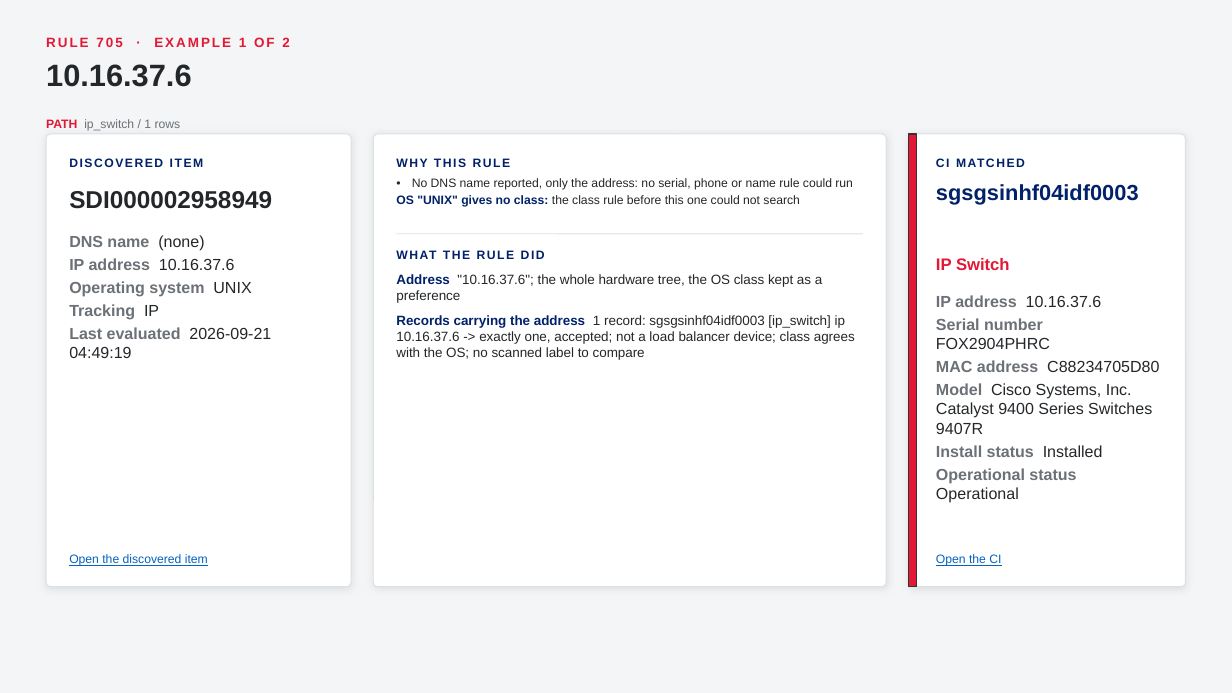
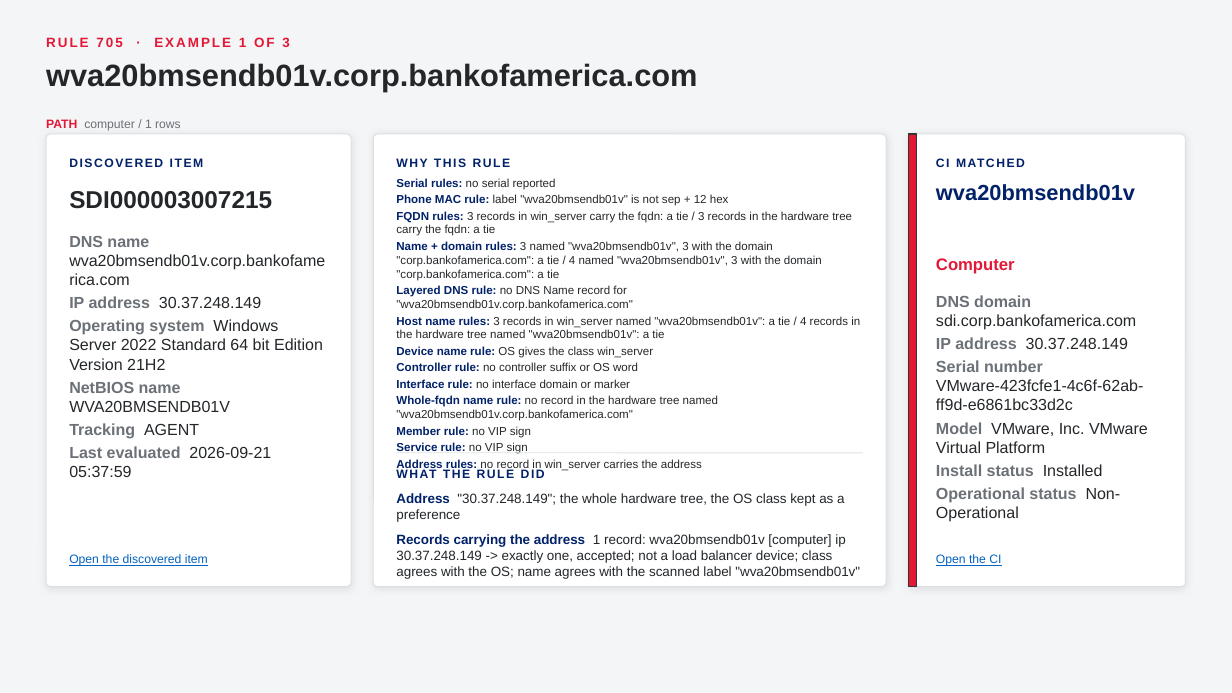
Before and after one commit to singhmihir/py, a slide deck: slide 72 of stories/qualys-ci-lookup-rules/Qualys CI Lookup Rules - CMDB Team Demo.pptx (slide 70 before the commit). Drawn at 1232x693 pixels with LibreOffice and Linux fonts; fonts in the diff are those of the drawing. Boxes give left, top, right and bottom in pixels: in the first picture for what was removed or moved away, otherwise in the second. Text is boxed around its words. In the diff, an @@ line names an element or a change of style, - is before the commit and + after.

```diff
--- a/stories/qualys-ci-lookup-rules/Qualys CI Lookup Rules - CMDB Team Demo.pptx
+++ b/stories/qualys-ci-lookup-rules/Qualys CI Lookup Rules - CMDB Team Demo.pptx
@@ text at [46, 63, 697, 91]: text changed @@
-10.16.37.6
+wva20bmsendb01v.corp.bankofamerica.com
@@ text at [46, 119, 181, 131]: text changed @@
-PATH ip_switch / 1 rows
+PATH computer / 1 rows
@@ text at [396, 178, 860, 454]: text changed; size 9.5 to 9 pt @@
-• No DNS name reported, only the address: no serial, phone or name rule could run
-• OS "UNIX" gives no class: the class rule before this one could not search
+• Serial rules: no serial reported
+• Phone MAC rule: label "wva20bmsendb01v" is not sep + 12 hex
+• FQDN rules: 3 records in win_server carry the fqdn: a tie / 3 records in the hardware tree carry the fqdn: a tie
+• Name + domain rules: 3 named "wva20bmsendb01v", 3 with the domain "corp.bankofamerica.com": a tie / 4 named "wva20bmsendb01v", 3 with the domain "corp.bankofamerica.com": a tie
+• Layered DNS rule: no DNS Name record for "wva20bmsendb01v.corp.bankofamerica.com"
+• Host name rules: 3 records in win_server named "wva20bmsendb01v": a tie / 4 records in the hardware tree named "wva20bmsendb01v": a tie
+• Device name rule: OS gives the class win_server
+• Controller rule: no controller suffix or OS word
+• Interface rule: no interface domain or marker
+• Whole-fqdn name rule: no record in the hardware tree named "wva20bmsendb01v.corp.bankofamerica.com"
+• Member rule: no VIP sign
+• Service rule: no VIP sign
+• Address rules: no record in win_server carries the address
@@ text at [69, 191, 272, 209]: text changed @@
-SDI000002958949
+SDI000003007215
@@ text at [936, 184, 1135, 201]: text changed @@
-sgsgsinhf04idf0003
+wva20bmsendb01v
@@ text at [69, 236, 325, 477]: text changed; text colour #6B7177 to #24272A; bold off @@
-DNS name (none)
-IP address 10.16.37.6
-Operating system UNIX
-Tracking IP
-Last evaluated 2026-09-21 04:49:19
+DNS name wva20bmsendb01v.corp.bankofamerica.com
+IP address 30.37.248.149
+Operating system Windows Server 2022 Standard 64 bit Edition Version 21H2
+NetBIOS name WVA20BMSENDB01V
+Tracking AGENT
+Last evaluated 2026-09-21 05:37:59
@@ text at [936, 258, 1015, 274]: text changed @@
-IP Switch
+Computer
@@ text at [936, 295, 1148, 453]: text changed @@
-IP address 10.16.37.6
-Serial number FOX2904PHRC
-MAC address C88234705D80
-Model Cisco Systems, Inc. Catalyst 9400 Series Switches 9407R
+DNS domain sdi.corp.bankofamerica.com
+IP address 30.37.248.149
+Serial number VMware-423fcfe1-4c6f-62ab-ff9d-e6861bc33d2c
+Model VMware, Inc. VMware Virtual Platform
@@ text "WHAT THE RULE DID" rewrapped from [396, 243, 863, 267] to [642, 459, 658, 468] @@
@@ line moved from (396, 234) - (863, 234) to (396, 453) - (863, 453) @@
@@ text at [396, 493, 860, 579]: text changed @@
-1. Address "10.16.37.6"; the whole hardware tree, the OS class kept as a preference
-2. Records carrying the address 1 record: sgsgsinhf04idf0003 [ip_switch] ip 10.16.37.6 -> exactly one, accepted; not a load balancer device; class agrees with the OS; no scanned label to compare
+1. Address "30.37.248.149"; the whole hardware tree, the OS class kept as a preference
+2. Records carrying the address 1 record: wva20bmsendb01v [computer] ip 30.37.248.149 -> exactly one, accepted; not a load balancer device; class agrees with the OS; name agrees with the scanned label "wva20bmsendb01v"
@@ text at [936, 487, 1121, 522]: text changed @@
-Operational status Operational
+Operational status Non-Operational
```
Also in this commit, not shown: 50 other slides changed, 4 slides added, 1 slide removed, 5 other files.
